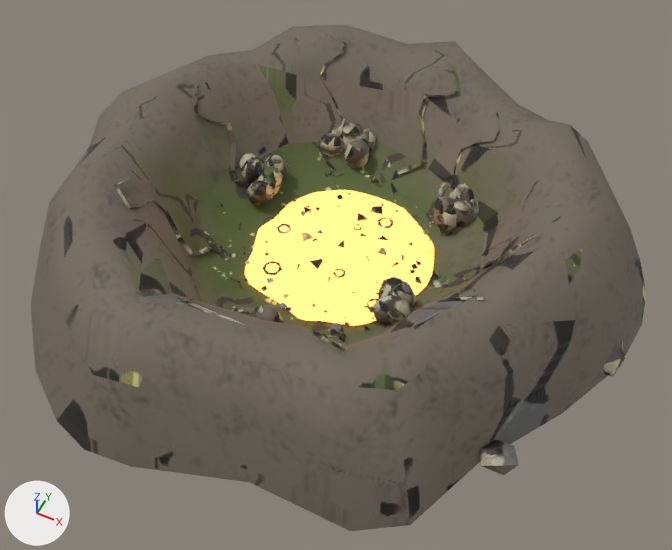
What one commit did to the glTF model arte/modelos/inimigos/larva/cratera_larva/cratera_larva.glb.
Before and after are seen from a 50 mm camera at (1.42, -2.8, 3.31) aimed at (0.13, -0.21, 0.08). Lighting does not change. The marker at lower left points along +X, +Y and +Z. The older version comes first. Where no turn or scale is listed for an object, it has been applied to the vertices. Vertices at exactly the same position are counted once.

Objects in the first picture: 'cratera_larva_corpo', 'cratera_poca'.
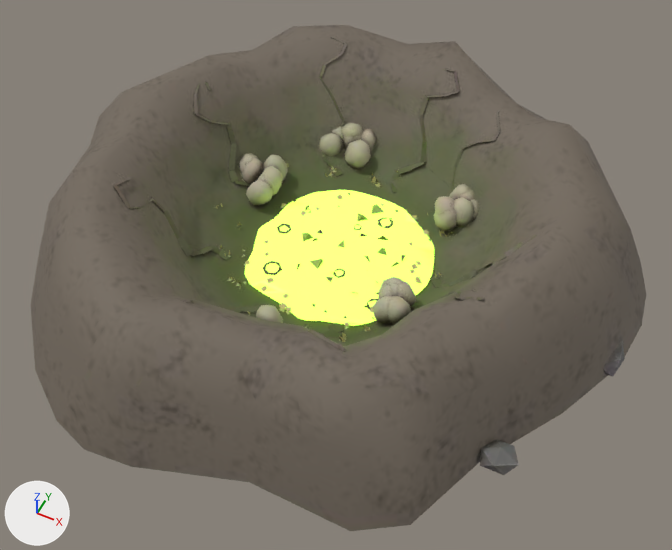
What changed in the scene script:
```text
Change me_cratera_bolhas:
    where me_cratera_bolhas.from_pydata(...)  # 2339 vertices, 3024 faces; spans x 6.53..9.48, y -1.46..1.44, z -0.03..0.6
    used by ob_cratera_larva_corpo; location = (-8.0, 0.0, 0.0)
    me_cratera_bolhas part 1: the loose piece of 4 vertices spanning x 8.07..8.14, y 0.28..0.34, z 0.04..0.06 is rebuilt with 4 vertices and now spans x 8.07..8.14, y 0.26..0.32, z 0.04..0.06
    me_cratera_bolhas part 2: 2992 kept faces spanning x 6.53..9.48, y -1.46..1.44, z -0.03..0.6 get new texture (UV) coordinates
```

Boxes [x1, y1, x2, y2] around the edits, measured in the pictures (672 x 550 px):
part 1 of me_cratera_bolhas, rebuilt (22% taller): before [370, 206, 382, 214]; after [372, 204, 384, 214]
part 2 of me_cratera_bolhas, surface changed: [55, 35, 646, 526] in both
